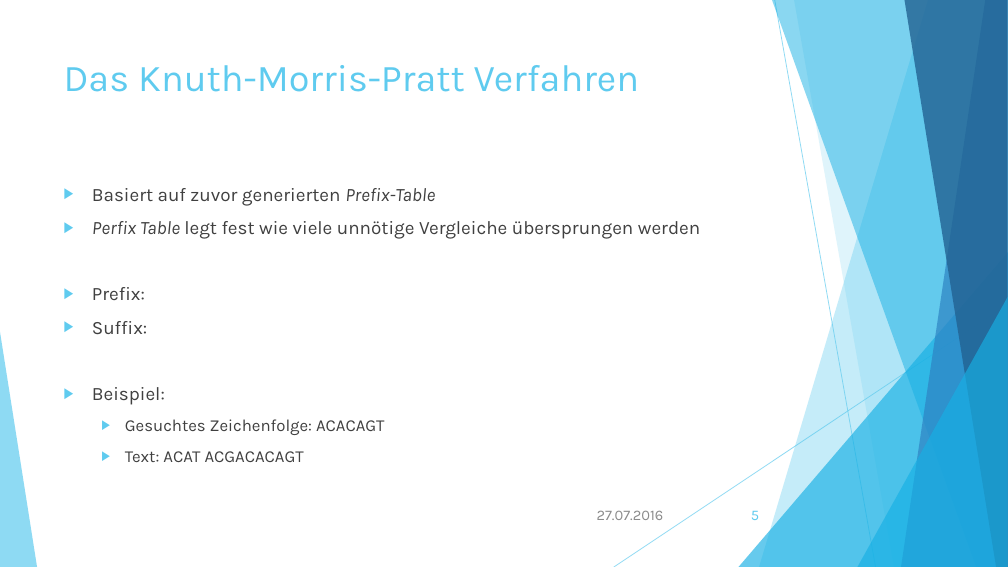
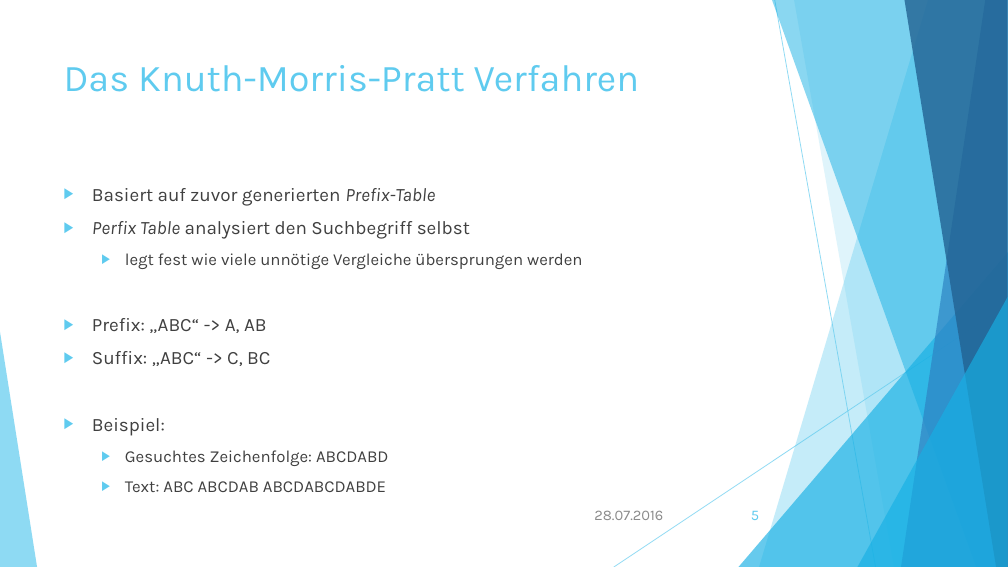
Before and after one commit to lenhuy2106/grp07-algdatII, a slide deck: slide 5 of DynamischeSucheInTexten.pptx. Drawn at 1008x567 pixels with LibreOffice and Linux fonts; fonts in the diff are those of the drawing. Boxes give left, top, right and bottom in pixels: in the first picture for what was removed or moved away, otherwise in the second. Text is boxed around its words. In the diff, an @@ line names an element or a change of style, - is before the commit and + after.

Commit message:
Updated Presentation

```diff
--- a/DynamischeSucheInTexten.pptx
+++ b/DynamischeSucheInTexten.pptx
@@ text at box(92, 221, 582, 366): text changed @@
-▶ Perfix Table legt fest wie viele unnötige Vergleiche übersprungen werden
-▶ Prefix:
-▶ Suffix:
+▶ Perfix Table analysiert den Suchbegriff selbst
+  ▶ legt fest wie viele unnötige Vergleiche übersprungen werden
+▶ Prefix: „ABC“ -> A, AB
+▶ Suffix: „ABC“ -> C, BC
@@ text at box(125, 450, 388, 492): text changed @@
-  ▶ Gesuchtes Zeichenfolge: ACACAGT
-  ▶ Text: ACAT ACGACACAGT
+  ▶ Gesuchtes Zeichenfolge: ABCDABD
+  ▶ Text: ABC ABCDAB ABCDABCDABDE
@@ text at box(594, 510, 663, 520): text changed @@
-27.07.2016
+28.07.2016
```
Also in this commit, not shown: 6 other slides changed, 1 slide added.
